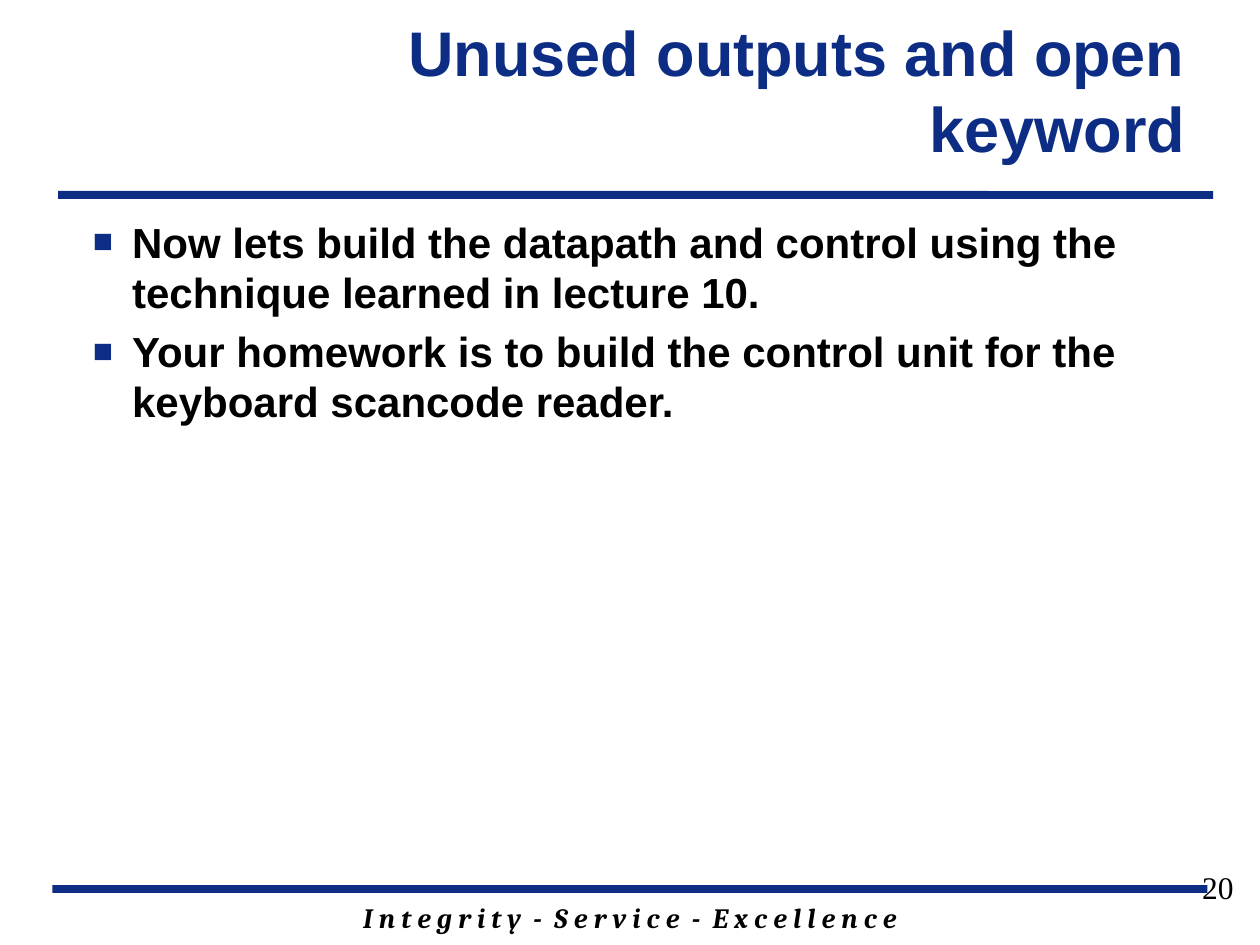
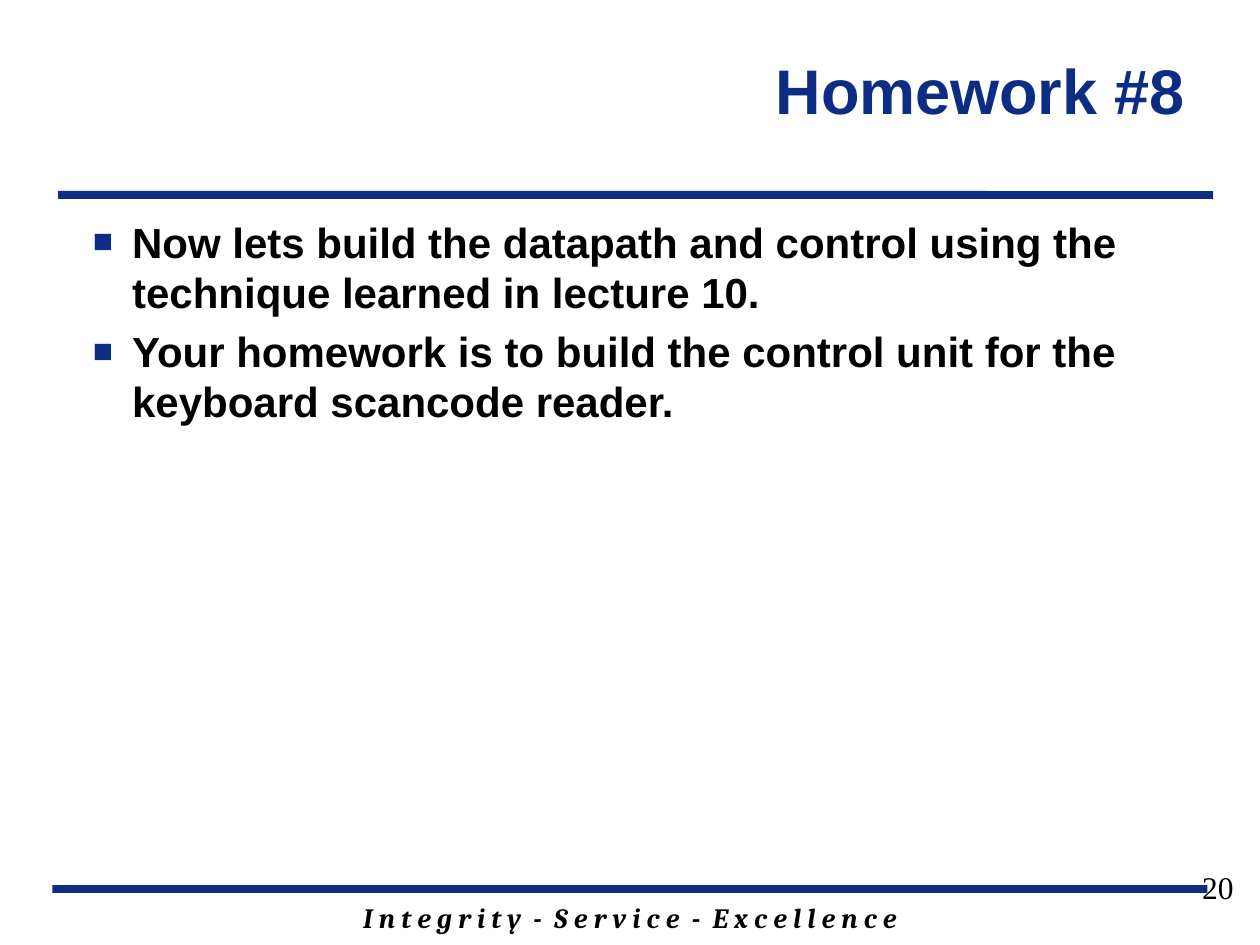
Before and after one commit to jfalkinburg/ECE383_web, a slide deck: slide 20 of lecture/slides/ECE_383_Lec11.pptx. Drawn at 1260x945 pixels with LibreOffice and Linux fonts; fonts in the diff are those of the drawing; background and template pictures are left out. Boxes give left, top, right and bottom in pixels: in the first picture for what was removed or moved away, otherwise in the second. Text is boxed around its words. In the diff, an @@ line names an element or a change of style, - is before the commit and + after.

Commit message:
minor change to lsn 11 slides

```diff
--- a/lecture/slides/ECE_383_Lec11.pptx
+++ b/lecture/slides/ECE_383_Lec11.pptx
@@ title at (776,68,1185,115): text changed @@
-Unused outputs and open keyword
+Homework #8
```
